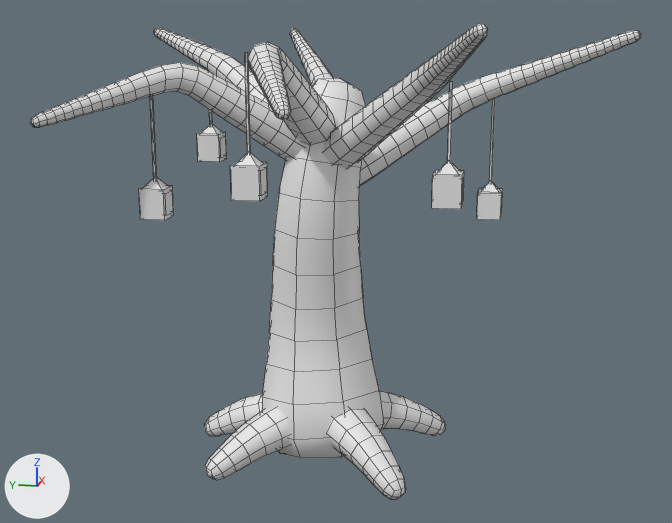
What one commit did to the FBX model Assets/_Game/Art/Models/Environment/HangingTree.fbx.
Camera for both pictures: a camera (50 mm lens) standing at (-15.55, -3.31, 7.18) and looking at (-0.41, -0.28, 3.4). Lighting does not change. The marker at lower left points along +X, +Y and +Z. The picture after the commit comes second. Mesh edges are drawn as thin lines. Where no turn or scale is listed for an object, it has been applied to the vertices.
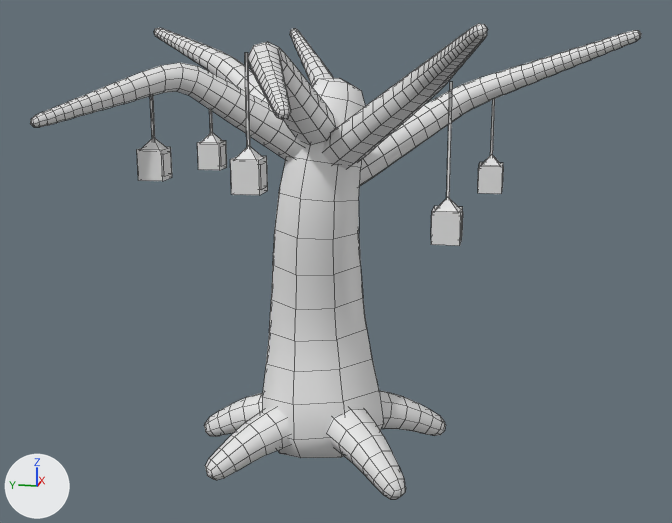
What differs and where, as boxes [x1, y1, x2, y2] in the pictures (672 x 523 px; the box of a moved part takes in the faces that stretch with it):
part 1 of me_mesh, moved or reshaped
    before: [197, 132, 227, 162]
    after: [197, 140, 227, 170]
part 2 of me_mesh, moved or reshaped
    before: [220, 136, 226, 158]
    after: [220, 145, 226, 166]
part 3 of me_mesh, moved or reshaped
    before: [201, 124, 222, 134]
    after: [202, 133, 222, 143]
part 4 of me_mesh, moved or reshaped
    before: [139, 186, 174, 220]
    after: [137, 147, 172, 181]
part 5 of me_mesh, moved or reshaped
    before: [165, 190, 173, 215]
    after: [163, 152, 172, 176]
part 6 of me_mesh, moved or reshaped
    before: [143, 178, 168, 189]
    after: [142, 139, 166, 150]
part 7 of me_mesh, moved or reshaped
    before: [230, 162, 268, 201]
    after: [230, 156, 268, 195]
part 8 of me_mesh, moved or reshaped
    before: [260, 168, 267, 196]
    after: [260, 162, 267, 190]
part 9 of me_mesh, moved or reshaped
    before: [236, 153, 262, 166]
    after: [235, 147, 262, 160]
part 10 of me_mesh, moved or reshaped
    before: [432, 170, 464, 209]
    after: [431, 206, 463, 246]
part 11 of me_mesh, moved or reshaped
    before: [432, 176, 464, 204]
    after: [431, 212, 463, 240]
part 12 of me_mesh, moved or reshaped
    before: [437, 162, 460, 174]
    after: [436, 198, 459, 211]
part 13 of me_mesh, moved or reshaped
    before: [477, 188, 502, 220]
    after: [478, 162, 503, 194]
part 14 of me_mesh, moved or reshaped
    before: [477, 193, 503, 214]
    after: [478, 167, 504, 189]
part 15 of me_mesh, moved or reshaped
    before: [481, 182, 499, 192]
    after: [482, 155, 500, 165]
part 16 of me_mesh, moved or reshaped (mostly hidden)
    before: [209, 109, 213, 125]
    after: [209, 109, 213, 133]
part 17 of me_mesh, moved or reshaped
    before: [150, 96, 157, 178]
    after: [150, 96, 155, 139]
part 18 of me_mesh, moved or reshaped
    before: [245, 53, 250, 153]
    after: [245, 53, 250, 147]
part 19 of me_mesh, moved or reshaped
    before: [447, 82, 453, 162]
    after: [446, 82, 453, 199]
part 20 of me_mesh, moved or reshaped (mostly hidden)
    before: [489, 99, 495, 182]
    after: [490, 99, 495, 155]

The change, as a list of edits to the scene's bpy script:
```text
Change me_mesh:
    where me_mesh.from_pydata(...)  # 1878 vertices, 1818 faces; spans x -4.6..3.93, y -5.11..3.96, z -0.39..7.29
    used by ob_mesh; location = (0.0, 0.0, 0.0)
    before: 1733 (1.0, 2.33, 5.38), 1735 (1.0, 2.37, 5.38), 1737 (1.04, 2.33, 5.38), 1739 (1.04, 2.37, 5.38)
    before: 1762 (-1.32, 2.52, 4.73), 1764 (-1.32, 2.56, 4.73), 1766 (-1.28, 2.52, 4.73), 1768 (-1.28, 2.56, 4.73)
    before: 1791 (-2.76, 0.5, 5.36), 1793 (-2.76, 0.54, 5.36), 1795 (-2.72, 0.5, 5.36), 1797 (-2.72, 0.54, 5.36)
    before: 1820 (-1.98, -2.29, 5.2), 1822 (-1.98, -2.25, 5.2), 1824 (-1.94, -2.29, 5.2), 1826 (-1.94, -2.25, 5.2)
    before: 1849 (1.36, -2.79, 4.41), 1851 (1.36, -2.75, 4.41), 1853 (1.4, -2.79, 4.41), 1855 (1.4, -2.75, 4.41)
    me_mesh part 1: the loose piece of 8 vertices spanning x 0.81..1.23, y 2.14..2.56, z 4.88..5.38 is moved by (0.0, 0.0, -0.16)
    me_mesh part 2: the loose piece of 8 vertices spanning x 0.86..1.18, y 2.13..2.57, z 4.95..5.31 is moved by (0.0, 0.0, -0.16)
    me_mesh part 3: the loose piece of 5 vertices spanning x 0.85..1.2, y 2.18..2.53, z 5.36..5.56 is moved by (0.0, 0.0, -0.16)
    me_mesh part 4: the loose piece of 8 vertices spanning x -1.51..-1.09, y 2.33..2.75, z 4.23..4.73 is moved by (0.0, 0.0, 0.64)
    me_mesh part 5: the loose piece of 8 vertices spanning x -1.46..-1.14, y 2.32..2.76, z 4.3..4.66 is moved by (0.0, 0.0, 0.64)
    me_mesh part 6: the loose piece of 5 vertices spanning x -1.48..-1.13, y 2.37..2.72, z 4.71..4.91 is moved by (0.0, 0.0, 0.64)
    me_mesh part 7: the loose piece of 8 vertices spanning x -2.95..-2.53, y 0.31..0.73, z 4.86..5.36 is moved by (0.0, 0.0, 0.09)
    me_mesh part 8: the loose piece of 8 vertices spanning x -2.9..-2.58, y 0.3..0.74, z 4.93..5.29 is moved by (0.0, 0.0, 0.09)
    me_mesh part 9: the loose piece of 5 vertices spanning x -2.91..-2.56, y 0.34..0.7, z 5.34..5.54 is moved by (0.0, 0.0, 0.09)
    me_mesh part 10: the loose piece of 8 vertices spanning x -2.17..-1.75, y -2.48..-2.06, z 4.7..5.2 is moved by (0.0, 0.0, -0.54)
    me_mesh part 11: the loose piece of 8 vertices spanning x -2.12..-1.8, y -2.49..-2.05, z 4.77..5.13 is moved by (0.0, 0.0, -0.54)
    me_mesh part 12: the loose piece of 5 vertices spanning x -2.13..-1.78, y -2.45..-2.09, z 5.18..5.38 is moved by (0.0, 0.0, -0.54)
    me_mesh part 13: the loose piece of 8 vertices spanning x 1.17..1.59, y -2.98..-2.56, z 3.91..4.41 is moved by (0.0, 0.0, 0.48)
    me_mesh part 14: the loose piece of 8 vertices spanning x 1.22..1.54, y -2.99..-2.55, z 3.98..4.34 is moved by (0.0, 0.0, 0.48)
    me_mesh part 15: the loose piece of 5 vertices spanning x 1.2..1.55, y -2.95..-2.6, z 4.39..4.59 is moved by (0.0, 0.0, 0.48)
    me_mesh part 16
    add for i in [1733, 1735, 1737, 1739]: me_mesh.vertices[i].co += Vector((0.0, 0.0, -0.16))
    me_mesh part 17
    add for i in [1762, 1764, 1766, 1768]: me_mesh.vertices[i].co += Vector((0.0, 0.0, 0.64))
    me_mesh part 18
    add for i in [1791, 1793, 1795, 1797]: me_mesh.vertices[i].co += Vector((0.0, 0.0, 0.09))
    me_mesh part 19
    add for i in [1820, 1822, 1824, 1826]: me_mesh.vertices[i].co += Vector((0.0, 0.0, -0.54))
    me_mesh part 20
    add for i in [1849, 1851, 1853, 1855]: me_mesh.vertices[i].co += Vector((0.0, 0.0, 0.48))
```
